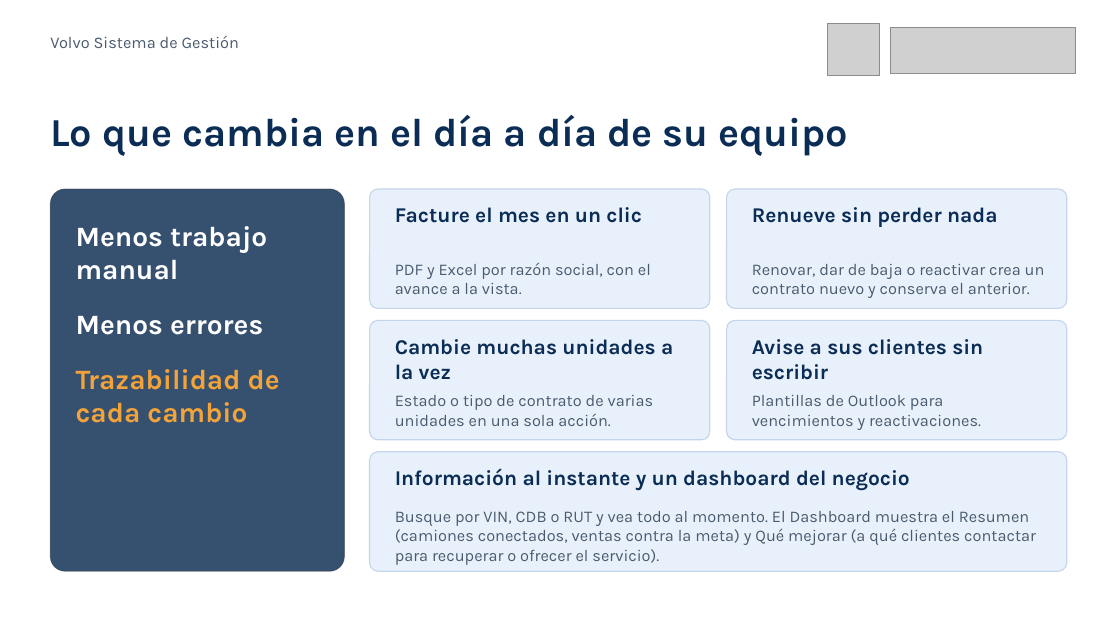
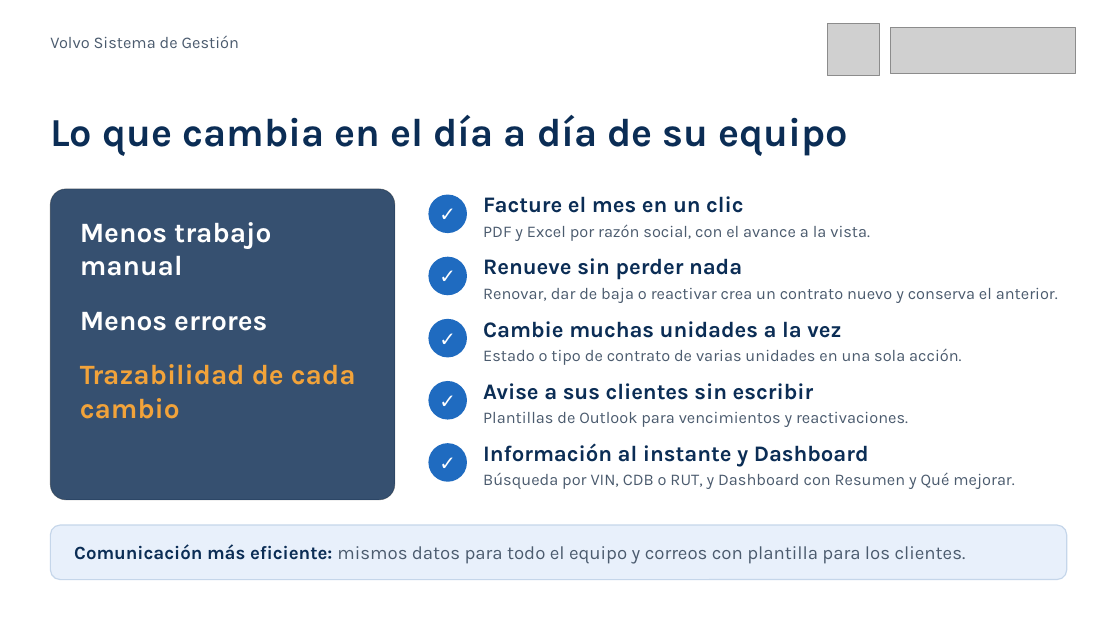
Before and after one commit to felipeMon20/PTY4614-302-EQUIPO-2, a slide deck: slide 6 of Fase 3/Evidencias Grupales/Presentacion Final - Volvo Sistema de Gestion.pptx. Drawn at 1120x630 pixels with LibreOffice and Linux fonts; fonts in the diff are those of the drawing; grey boxes stand for pictures. Boxes give left, top, right and bottom in pixels: in the first picture for what was removed or moved away, otherwise in the second. Text is boxed around its words. In the diff, an @@ line names an element or a change of style, - is before the commit and + after.

```diff
--- a/Fase 3/Evidencias Grupales/Presentacion Final - Volvo Sistema de Gestion.pptx
+++ b/Fase 3/Evidencias Grupales/Presentacion Final - Volvo Sistema de Gestion.pptx
@@ picture: place and size @@
-picture at (50, 189, 344, 571)
+picture at (50, 189, 395, 500)
@@ rounded rectangle: place and size @@
-rounded rectangle at (50, 189, 344, 571)
+rounded rectangle at (50, 189, 395, 500)
@@ rounded rectangle removed at (370, 189, 710, 308) @@
@@ ellipse added at (429, 195, 467, 234), fill #1F6BC0, 17 pt, text #FFFFFF, bold @@
+✓
@@ text "Facture el mes en un ...": place and size @@
-text "Facture el mes en un ..." at (395, 207, 641, 223)
+text "Facture el mes en un ..." at (483, 196, 743, 213)
@@ rounded rectangle removed at (727, 189, 1067, 308) @@
@@ text "Menos trabajo manual" rewrapped from (76, 226, 280, 423) to (80, 222, 356, 419) @@
@@ text "PDF y Excel por razón ..." rewrapped from (395, 262, 651, 294) to (483, 224, 870, 241) @@
@@ ellipse added at (429, 257, 467, 296), fill #1F6BC0, 17 pt, text #FFFFFF, bold @@
+✓
@@ text "Renueve sin perder nada": place and size @@
-text "Renueve sin perder nada" at (752, 207, 998, 227)
+text "Renueve sin perder nada" at (483, 258, 742, 280)
@@ text "Renovar, dar de baja o ..." rewrapped from (752, 264, 1045, 298) to (483, 288, 1058, 303) @@
@@ rounded rectangle removed at (370, 320, 710, 439) @@
@@ ellipse added at (429, 319, 467, 358), fill #1F6BC0, 17 pt, text #FFFFFF, bold @@
+✓
@@ size 18 to 19 pt in 4 elements at (483, 383, 814, 400), (483, 258, 742, 280), (483, 196, 743, 213), (483, 321, 841, 338) @@
@@ text "Cambie muchas unidades a la ...": place and size @@
-text "Cambie muchas unidades a la ..." at (395, 339, 673, 380)
+text "Cambie muchas unidades a la ..." at (483, 321, 841, 338)
@@ rounded rectangle removed at (727, 320, 1067, 439) @@
@@ text "Estado o tipo de contrato ..." rewrapped from (395, 395, 654, 426) to (483, 349, 961, 365) @@
@@ ellipse added at (429, 381, 467, 420), fill #1F6BC0, 17 pt, text #FFFFFF, bold @@
+✓
@@ text "Avise a sus clientes sin ...": place and size @@
-text "Avise a sus clientes sin ..." at (752, 339, 983, 380)
+text "Avise a sus clientes sin ..." at (483, 383, 814, 400)
@@ text "Plantillas de Outlook para vencimientos ..." rewrapped from (752, 395, 981, 430) to (483, 412, 908, 427) @@
@@ ellipse added at (429, 444, 467, 482), fill #1F6BC0, 17 pt, text #FFFFFF, bold @@
+✓
@@ text at (483, 443, 869, 467): text changed; size 18 to 19 pt @@
-Información al instante y un dashboard del negocio
+Información al instante y Dashboard
@@ rounded rectangle removed at (370, 452, 1067, 571) @@
@@ text at (483, 473, 1014, 489): text changed @@
-Busque por VIN, CDB o RUT y vea todo al momento. El Dashboard muestra el Resumen (camiones conectados, ventas contra la meta) y Qué mejorar (a qué clientes contactar para recuperar o ofrecer el servicio).
+Búsqueda por VIN, CDB o RUT, y Dashboard con Resumen y Qué mejorar.
@@ rounded rectangle added at (50, 525, 1067, 580), fill #E8F0FB, outline #C5D6EA 1 pt, 16 pt, text #4B5B6E @@
+Comunicación más eficiente: mismos datos para todo el equipo y correos con plantilla para los clientes.
```
